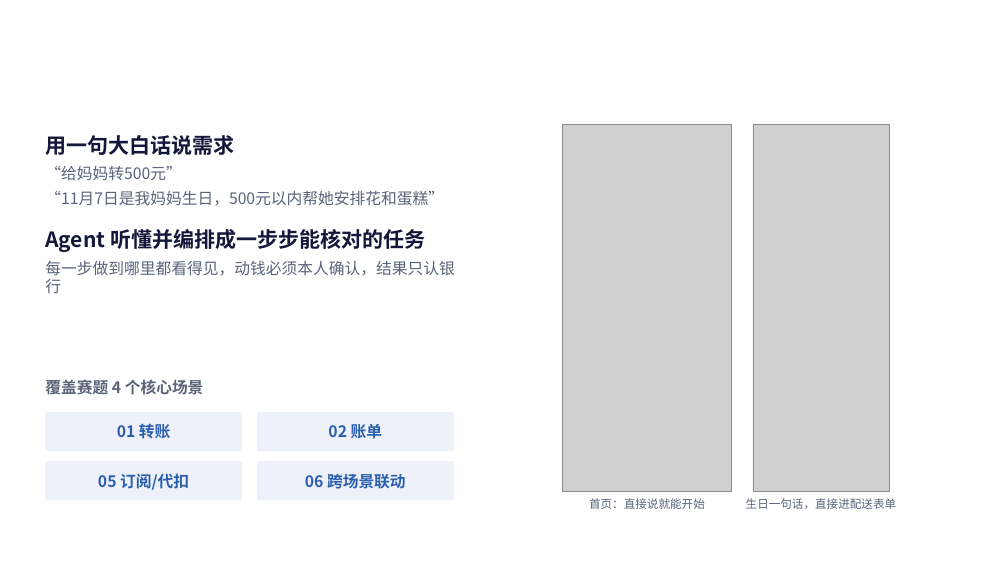
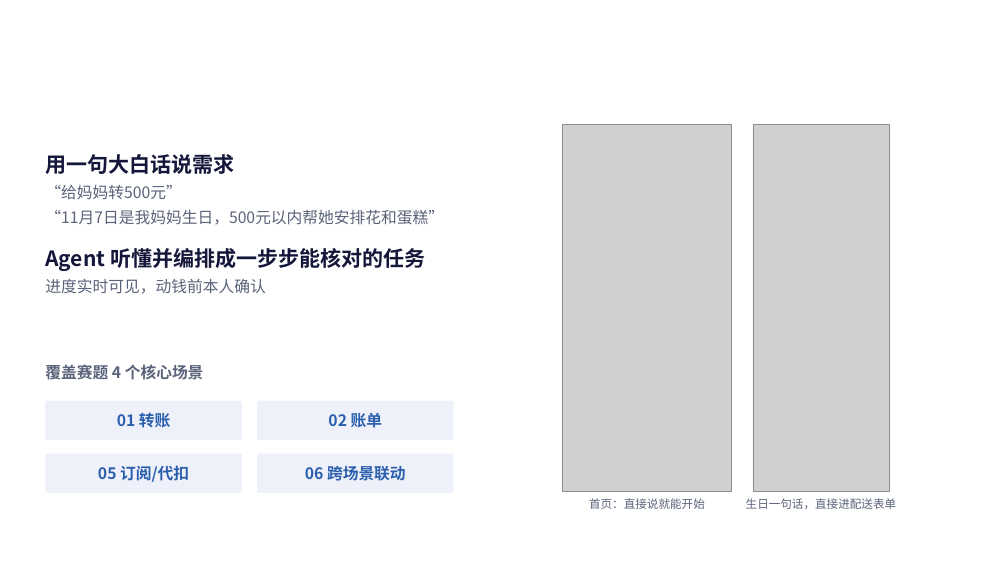
Before and after one commit to DrErwin/hackerthon-bank-agent, a slide deck: slide 4 of docs/report/submission/人工智能赛道-KOSX1-答辩PPT.pptx. Drawn at 1008x567 pixels with LibreOffice and Linux fonts; fonts in the diff are those of the drawing; grey boxes stand for pictures; background and template pictures are left out. Boxes give left, top, right and bottom in pixels: in the first picture for what was removed or moved away, otherwise in the second. Text is boxed around its words. In the diff, an @@ line names an element or a change of style, - is before the commit and + after.

```diff
--- a/docs/report/submission/人工智能赛道-KOSX1-答辩PPT.pptx
+++ b/docs/report/submission/人工智能赛道-KOSX1-答辩PPT.pptx
@@ text "用一句大白话说需求" moved from (x1=45, y1=135, x2=454, y2=293) to (x1=45, y1=154, x2=444, y2=294) @@
@@ text at (x1=45, y1=279, x2=265, y2=294): text changed @@
-每一步做到哪里都看得见，动钱必须本人确认，结果只认银行
+进度实时可见，动钱前本人确认
@@ text "覆盖赛题 4 个核心场景" moved from (x1=45, y1=377, x2=204, y2=398) to (x1=45, y1=362, x2=204, y2=383) @@
@@ 2 texts, 2 rounded rectangles moved together from (x1=45, y1=412, x2=454, y2=451) to (x1=45, y1=401, x2=454, y2=440) @@
@@ 2 texts, 2 rounded rectangles moved together from (x1=45, y1=461, x2=454, y2=501) to (x1=45, y1=454, x2=454, y2=493) @@
```
Also in this commit, not shown: 3 other slides changed, 1 other file.
